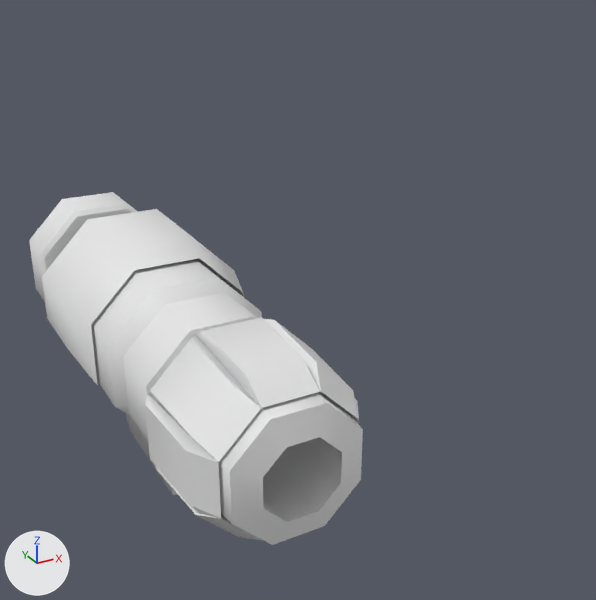
The glTF model docs/base/@vl2/shapes.vl2/shapes/weapon_mortar.glb as it was, and as the next commit left it.
One viewpoint serves both versions: a camera (50 mm lens) standing at (-0.611, -1.929, 0.896) and looking at (0.247, -0.37, 0.117). The axes (+X, +Y, +Z) are drawn at lower left. The lights are the same throughout. The older version comes first.

The first picture shows 'DetachBarrl_', 'Extension_', 'M_Body_', 'M_CollarF01_', 'M_CollarF02_', 'M_CollarF03_', 'M_CollarF04_', 'M_CollarF07_', 'M_CollarF08_', 'M_Hood_'.
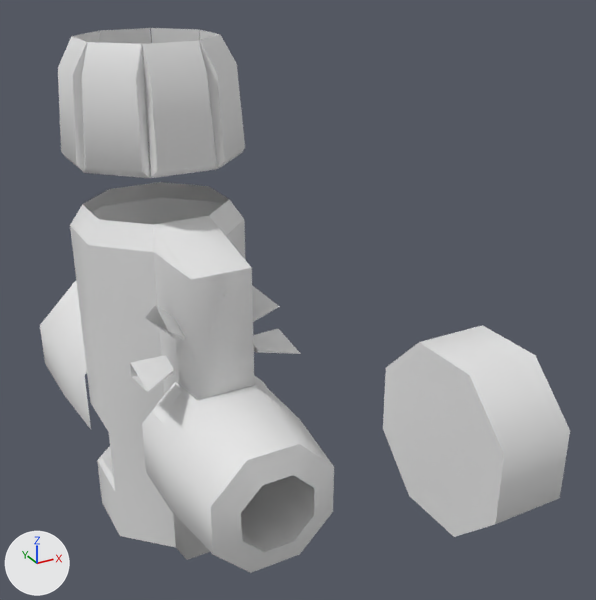
Edits to the scene script, one JSON object a line:
```json
{"op": "set", "path": "ob_m_body.location", "old": "(0.0, 0.0, 0.0)", "new": "(0.0, -0.123, -0.014)"}
{"op": "set", "path": "ob_m_body.rotation_euler", "old": "(0.0, 0.0, 0.0)", "new": "(-1.571, 0.0, 0.0)", "note": "degrees (0, 0, 0) -> degrees (-90, 0, 0)"}
{"op": "set", "path": "ob_m_hood.location", "old": "(0.0, 0.0, 0.0)", "new": "(0.0, 0.126, -0.194)"}
{"op": "set", "path": "ob_detachbarrl.location", "old": "(0.0, 0.0, 0.0)", "new": "(0.0, 0.1, -0.145)"}
{"op": "set", "path": "ob_m_collarf05.location", "old": "(0.0, 0.0, 0.0)", "new": "(0.0, -0.134, -0.092)"}
{"op": "set", "path": "ob_m_collarf05.rotation_euler", "old": "(0.0, 0.0, 0.0)", "new": "(-1.571, 0.0, 0.0)", "note": "degrees (0, 0, 0) -> degrees (-90, 0, 0)"}
{"op": "set", "path": "ob_m_collarf06.location", "old": "(0.0, 0.0, 0.0)", "new": "(0.0, -0.134, -0.092)"}
{"op": "set", "path": "ob_m_collarf06.rotation_euler", "old": "(0.0, 0.0, 0.0)", "new": "(-1.571, 0.0, 0.0)", "note": "degrees (0, 0, 0) -> degrees (-90, 0, 0)"}
{"op": "set", "path": "ob_m_collarf07.location", "old": "(0.0, 0.0, 0.0)", "new": "(0.0, -0.134, -0.092)"}
{"op": "set", "path": "ob_m_collarf07.rotation_euler", "old": "(0.0, 0.0, 0.0)", "new": "(-1.571, 0.0, 0.0)", "note": "degrees (0, 0, 0) -> degrees (-90, 0, 0)"}
{"op": "set", "path": "ob_m_collarf08.location", "old": "(0.0, 0.0, 0.0)", "new": "(0.0, -0.134, -0.092)"}
{"op": "set", "path": "ob_m_collarf08.rotation_euler", "old": "(0.0, 0.0, 0.0)", "new": "(-1.571, 0.0, 0.0)", "note": "degrees (0, 0, 0) -> degrees (-90, 0, 0)"}
{"op": "set", "path": "ob_attachment08.location", "old": "(0.0, 0.0, 0.0)", "new": "(0.001, 0.133, 0.065)"}
{"op": "set", "path": "ob_m_collarf01.location", "old": "(0.0, 0.0, 0.0)", "new": "(0.0, -0.134, -0.092)"}
{"op": "set", "path": "ob_m_collarf01.rotation_euler", "old": "(0.0, 0.0, 0.0)", "new": "(-1.571, 0.0, 0.0)", "note": "degrees (0, 0, 0) -> degrees (-90, 0, 0)"}
{"op": "set", "path": "ob_m_collarf02.location", "old": "(0.0, 0.0, 0.0)", "new": "(0.0, -0.134, -0.092)"}
{"op": "set", "path": "ob_m_collarf02.rotation_euler", "old": "(0.0, 0.0, 0.0)", "new": "(-1.571, 0.0, 0.0)", "note": "degrees (0, 0, 0) -> degrees (-90, 0, 0)"}
{"op": "set", "path": "ob_m_collarf03.location", "old": "(0.0, 0.0, 0.0)", "new": "(0.0, -0.134, -0.092)"}
{"op": "set", "path": "ob_m_collarf03.rotation_euler", "old": "(0.0, 0.0, 0.0)", "new": "(-1.571, 0.0, 0.0)", "note": "degrees (0, 0, 0) -> degrees (-90, 0, 0)"}
{"op": "set", "path": "ob_m_collarf04.location", "old": "(0.0, 0.0, 0.0)", "new": "(0.0, -0.134, -0.092)"}
{"op": "set", "path": "ob_m_collarf04.rotation_euler", "old": "(0.0, 0.0, 0.0)", "new": "(-1.571, 0.0, 0.0)", "note": "degrees (0, 0, 0) -> degrees (-90, 0, 0)"}
{"op": "set", "path": "ob_extension.location", "old": "(0.0, 0.0, 0.0)", "new": "(-0.1, -0.911, 0.05)"}
{"op": "set", "path": "ob_extension.rotation_euler", "old": "(0.0, 0.0, 0.0)", "new": "(0.0, 0.0, 1.571)", "note": "degrees (0, 0, 0) -> degrees (0, 0, 90)"}
```

Pixel boxes (x1, y1, x2, y2) of what changed, in the pictures (596 x 600 px):
```json
{"object": "M_Body_", "change": "moved, turned", "before": [29, 192, 262, 495], "after": [70, 182, 255, 560]}
{"object": "Extension_", "change": "moved, turned", "before": [123, 292, 257, 440], "after": [383, 325, 570, 537]}
{"object": "DetachBarrl_", "change": "moved", "before": [215, 388, 363, 545], "after": [142, 382, 334, 573]}
{"object": "M_Hood_", "change": "moved", "before": [42, 209, 244, 386], "after": [40, 281, 91, 429]}
{"object": "M_CollarF04_", "change": "moved, turned", "before": [156, 467, 264, 541], "after": [82, 42, 151, 178]}
{"object": "M_CollarF05_", "change": "moved, turned", "after": [142, 41, 218, 178], "on screen": "not visible before"}
{"object": "M_CollarF03_", "change": "moved, turned", "before": [145, 395, 221, 518], "after": [58, 36, 87, 173]}
{"object": "M_CollarF02_", "change": "moved, turned", "before": [148, 335, 261, 462], "after": [72, 31, 100, 42]}
{"object": "M_CollarF01_", "change": "moved, turned", "before": [196, 318, 321, 408], "after": [99, 28, 151, 129]}
{"object": "M_CollarF06_", "change": "moved, turned", "after": [199, 35, 245, 169], "on screen": "not visible before"}
{"object": "M_CollarF08_", "change": "moved, turned", "before": [265, 319, 359, 419], "after": [151, 28, 200, 43]}
{"object": "Attachment08_", "change": "moved", "after": [252, 286, 280, 322], "on screen": "not visible before"}
{"object": "M_CollarF07_", "change": "moved, turned", "before": [350, 399, 359, 424], "after": [199, 30, 236, 62]}
```
